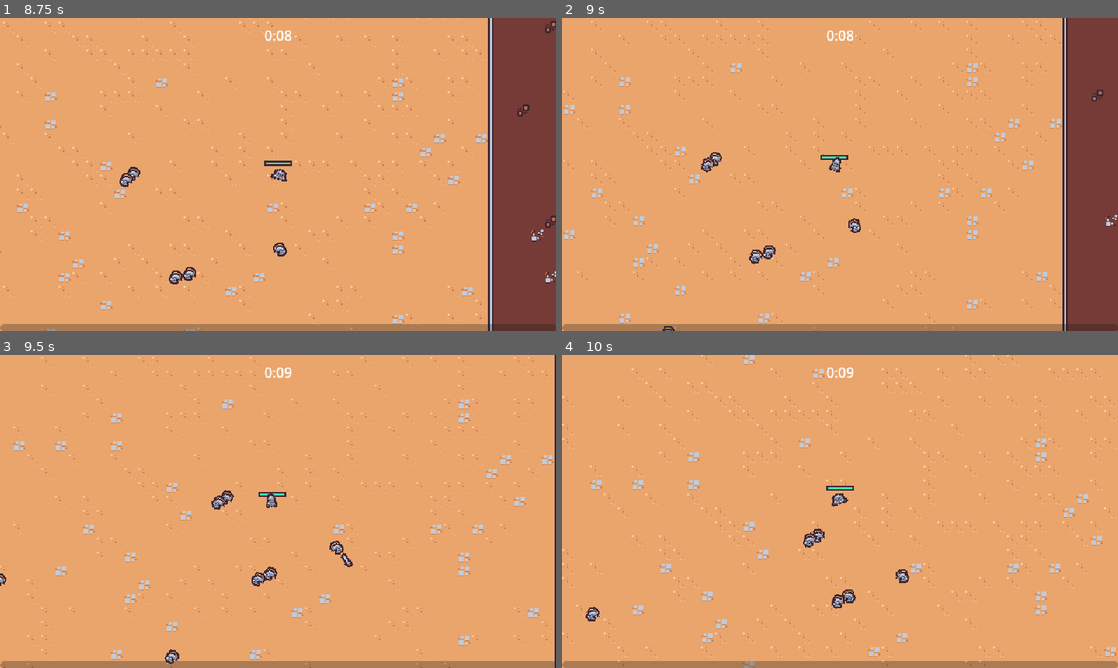
Above: before the commit, frames 1-4 (two rows, left to right).
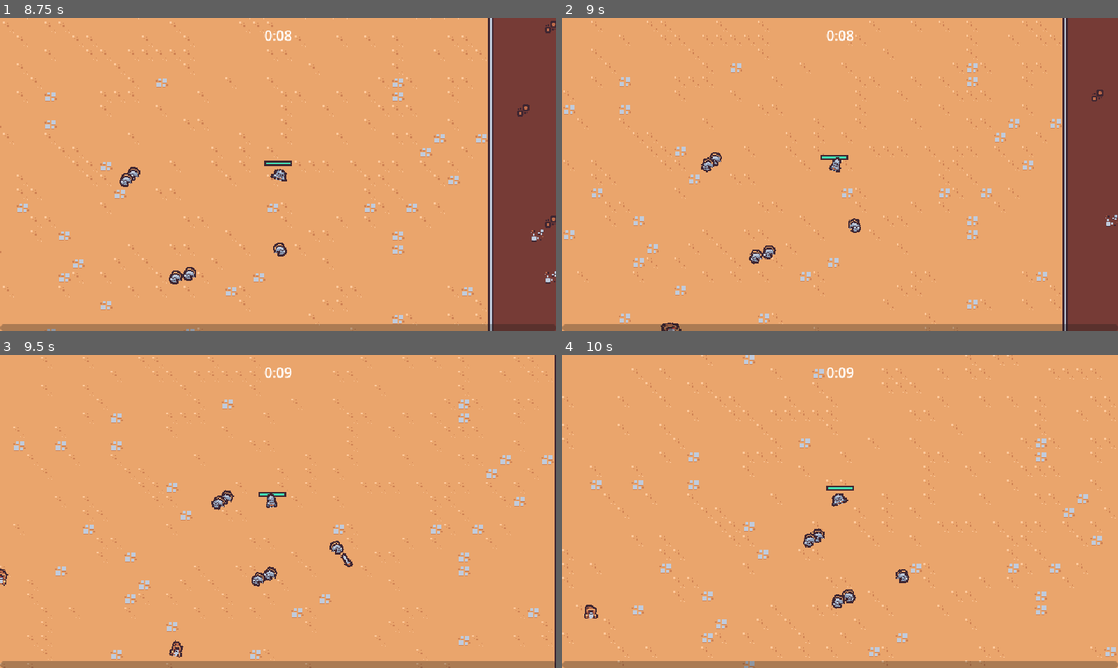
Above: after the commit, the same moments.

Repository: Ian-Ion/2d-survivors-course
Game: Godot game, scene res://scenes/main/main.tscn
The game is run twice, just before and just after one commit, with the same random seed, the same clock (stepped at 60 frames per second) and the same inputs.
Inputs (mouse positions are in pixels of both pictures, inside the frame that each line leads up to):
- Up to frame 1 (8.75 s): move the mouse to (400, 158) at 0.52 s; press the mouse at (400, 158) at 0.53 s; hold D (move_right) 0.53-1.28 s; move the mouse to (166, 190) at 1.27 s; release the mouse at (166, 190) at 1.28 s; hold S (move_down) 1.28-2.03 s; click (166, 190) at 1.35 s; move the mouse to (333, 105) at 2.02 s; press the mouse at (333, 105) at 2.03 s; hold D (move_right) 2.03-2.78 s; move the mouse to (250, 237) at 2.77 s; release the mouse at (250, 237) at 2.78 s; hold W (move_up) 2.78-3.53 s; click (250, 237) at 2.85 s; move the mouse to (444, 221) at 3.52 s; press the mouse at (444, 221) at 3.53 s; hold A (move_left) 3.53-5.03 s; move the mouse to (111, 127) at 4.27 s; release the mouse at (111, 127) at 4.28 s; click (111, 127) at 4.35 s; move the mouse to (305, 174) at 5.02 s; press the mouse at (305, 174) at 5.03 s; hold S (move_down) 5.03-5.78 s; move the mouse to (194, 96) at 5.77 s; release the mouse at (194, 96) at 5.78 s; hold D (move_right) 5.78-6.53 s; click (194, 96) at 5.85 s; move the mouse to (400, 158) at 6.52 s; press the mouse at (400, 158) at 6.53 s; hold W (move_up) 6.53-7.28 s; move the mouse to (166, 190) at 7.27 s; release the mouse at (166, 190) at 7.28 s; hold D (move_right) 7.28-8.03 s; click (166, 190) at 7.35 s; move the mouse to (333, 105) at 8.02 s; press the mouse at (333, 105) at 8.03 s; hold S (move_down) from 8.03 s (still down)
- Up to frame 2 (9 s): move the mouse to (812, 237) at 8.77 s; release S (move_down) at 8.78 s; release the mouse at (812, 237) at 8.78 s; hold A (move_left) from 8.78 s (still down); click (812, 237) at 8.85 s
- Up to frame 3 (9.5 s): keep holding A (move_left)
- Up to frame 4 (10 s): move the mouse to (1006, 558) at 9.52 s; release A (move_left) at 9.53 s; press the mouse at (1006, 558) at 9.53 s; hold W (move_up) from 9.53 s (still down)

Frame 1 is identical in both runs. In frame 2, less than 0.1% of the frame differs, in the area x 17-22%, y 97-100%; in frame 3, 0.2%, in the area x 0-33%, y 68-99%; in frame 4, less than 0.1%.

Commit message:
Add animation to wizard enemy

Diff:
--- a/scenes/component/velocity_component.gd
+++ b/scenes/component/velocity_component.gd
@@ -20,6 +20,10 @@
 	accelerate_in_direction(direction)
 
 
+func decelerate():
+	accelerate_in_direction(Vector2.ZERO)
+
+
 func accelerate_in_direction(direction: Vector2):
 	var desired_velocity = direction * max_speed
 	velocity = velocity.lerp(desired_velocity, 1 - exp(-acceleration * get_process_delta_time()))
--- a/scenes/game_object/wizard_enemy/wizard_enemy.gd
+++ b/scenes/game_object/wizard_enemy/wizard_enemy.gd
@@ -3,11 +3,21 @@
 @onready var velocity_component = $VelocityComponent
 @onready var visuals: Node2D = $Visuals
 
+var is_moving = false
+
 
 func _process(delta):
-	velocity_component.accelerate_to_player()
+	if is_moving:
+		velocity_component.accelerate_to_player()
+	else:
+		velocity_component.decelerate()
+
 	velocity_component.move(self)
 
 	var move_sign = sign(velocity.x)
 	if move_sign != 0:
 		visuals.scale = Vector2(move_sign, 1)
+
+
+func set_is_moving(moving: bool):
+	is_moving = moving
--- a/scenes/game_object/wizard_enemy/wizard_enemy.tscn
+++ b/scenes/game_object/wizard_enemy/wizard_enemy.tscn
@@ -7,6 +7,110 @@
 [ext_resource type="PackedScene" uid="uid://bnlibmjvuocbg" path="res://scenes/component/hurtbox_component.tscn" id="3_7lfwf"]
 [ext_resource type="Texture2D" uid="uid://cdw3q0r766wjw" path="res://scenes/game_object/wizard_enemy/wizard_enemy.png" id="4_xxjtx"]
 [ext_resource type="PackedScene" uid="uid://vgg80ew52dlk" path="res://scenes/component/vial_drop_component.tscn" id="4_yrhme"]
+
+[sub_resource type="Animation" id="Animation_x7nyl"]
+resource_name = "walk"
+length = 0.4
+loop_mode = 1
+step = 0.05
+tracks/0/type = "value"
+tracks/0/imported = false
+tracks/0/enabled = true
+tracks/0/path = NodePath("Visuals/Sprite2D:position")
+tracks/0/interp = 2
+tracks/0/loop_wrap = true
+tracks/0/keys = {
+"times": PackedFloat32Array(0),
+"transitions": PackedFloat32Array(1),
+"update": 0,
+"values": [Vector2(0, 0)]
+}
+tracks/1/type = "value"
+tracks/1/imported = false
+tracks/1/enabled = true
+tracks/1/path = NodePath("Visuals/Sprite2D:rotation")
+tracks/1/interp = 2
+tracks/1/loop_wrap = true
+tracks/1/keys = {
+"times": PackedFloat32Array(0, 0.1, 0.3),
+"transitions": PackedFloat32Array(1.7411, 3.4822, 1),
+"update": 0,
+"values": [0.0, -0.174533, 0.261799]
+}
+tracks/2/type = "value"
+tracks/2/imported = false
+tracks/2/enabled = true
+tracks/2/path = NodePath("Visuals/Sprite2D:scale")
+tracks/2/interp = 2
+tracks/2/loop_wrap = true
+tracks/2/keys = {
+"times": PackedFloat32Array(0, 0.1, 0.2, 0.3),
+"transitions": PackedFloat32Array(1, 1, 2.14355, 1),
+"update": 0,
+"values": [Vector2(1, 1), Vector2(1, 1), Vector2(1.5, 0.8), Vector2(0.9, 1.1)]
+}
+tracks/3/type = "method"
+tracks/3/imported = false
+tracks/3/enabled = true
+tracks/3/path = NodePath(".")
+tracks/3/interp = 1
+tracks/3/loop_wrap = true
+tracks/3/keys = {
+"times": PackedFloat32Array(0.05, 0.3),
+"transitions": PackedFloat32Array(1, 1),
+"values": [{
+"args": [true],
+"method": &"set_is_moving"
+}, {
+"args": [false],
+"method": &"set_is_moving"
+}]
+}
+
+[sub_resource type="Animation" id="Animation_4eeed"]
+length = 0.001
+tracks/0/type = "value"
+tracks/0/imported = false
+tracks/0/enabled = true
+tracks/0/path = NodePath("Visuals/Sprite2D:position")
+tracks/0/interp = 1
+tracks/0/loop_wrap = true
+tracks/0/keys = {
+"times": PackedFloat32Array(0),
+"transitions": PackedFloat32Array(1),
+"update": 0,
+"values": [Vector2(0, 0)]
+}
+tracks/1/type = "value"
+tracks/1/imported = false
+tracks/1/enabled = true
+tracks/1/path = NodePath("Visuals/Sprite2D:rotation")
+tracks/1/interp = 1
+tracks/1/loop_wrap = true
+tracks/1/keys = {
+"times": PackedFloat32Array(0),
+"transitions": PackedFloat32Array(1),
+"update": 0,
+"values": [0.0]
+}
+tracks/2/type = "value"
+tracks/2/imported = false
+tracks/2/enabled = true
+tracks/2/path = NodePath("Visuals/Sprite2D:scale")
+tracks/2/interp = 1
+tracks/2/loop_wrap = true
+tracks/2/keys = {
+"times": PackedFloat32Array(0),
+"transitions": PackedFloat32Array(1),
+"update": 0,
+"values": [Vector2(1, 1)]
+}
+
+[sub_resource type="AnimationLibrary" id="AnimationLibrary_q3nal"]
+_data = {
+"RESET": SubResource("Animation_4eeed"),
+"walk": SubResource("Animation_x7nyl")
+}
 
 [sub_resource type="CircleShape2D" id="CircleShape2D_ic6hp"]
 radius = 8.0
@@ -19,12 +123,18 @@
 collision_mask = 9
 script = ExtResource("1_2ud0t")
 
+[node name="AnimationPlayer" type="AnimationPlayer" parent="."]
+libraries = {
+"": SubResource("AnimationLibrary_q3nal")
+}
+autoplay = "walk"
+
 [node name="HealthComponent" parent="." instance=ExtResource("1_egwxj")]
 max_health = 30.0
 
 [node name="VelocityComponent" parent="." instance=ExtResource("2_rn80n")]
 max_speed = 60
-acceleration = 2.0
+acceleration = 20.0
 
 [node name="VialDropComponent" parent="." node_paths=PackedStringArray("health_component") instance=ExtResource("4_yrhme")]
 health_component = NodePath("../HealthComponent")
@@ -40,6 +150,7 @@
 offset = Vector2(0, -8)
 
 [node name="HurtboxComponent" parent="." node_paths=PackedStringArray("health_component") instance=ExtResource("3_7lfwf")]
+visible = false
 health_component = NodePath("../HealthComponent")
 
 [node name="CollisionShape2D" type="CollisionShape2D" parent="HurtboxComponent"]
@@ -47,5 +158,6 @@
 shape = SubResource("CircleShape2D_ic6hp")
 
 [node name="CollisionShape2D" type="CollisionShape2D" parent="."]
+visible = false
 position = Vector2(0, -4)
 shape = SubResource("CircleShape2D_838fv")
--- a/scenes/manager/enemy_manager.gd
+++ b/scenes/manager/enemy_manager.gd
@@ -62,5 +62,5 @@
 	print(time_off)
 	timer.wait_time = base_spawn_time - time_off
 
-	if arena_difficulty == 6:
+	if arena_difficulty == 1:
 		enemy_table.add_item(wizard_enemy_scene, 20)
Not shown: 1 places in scenes/game_object/wizard_enemy/wizard_enemy.tscn that only renumber resources
